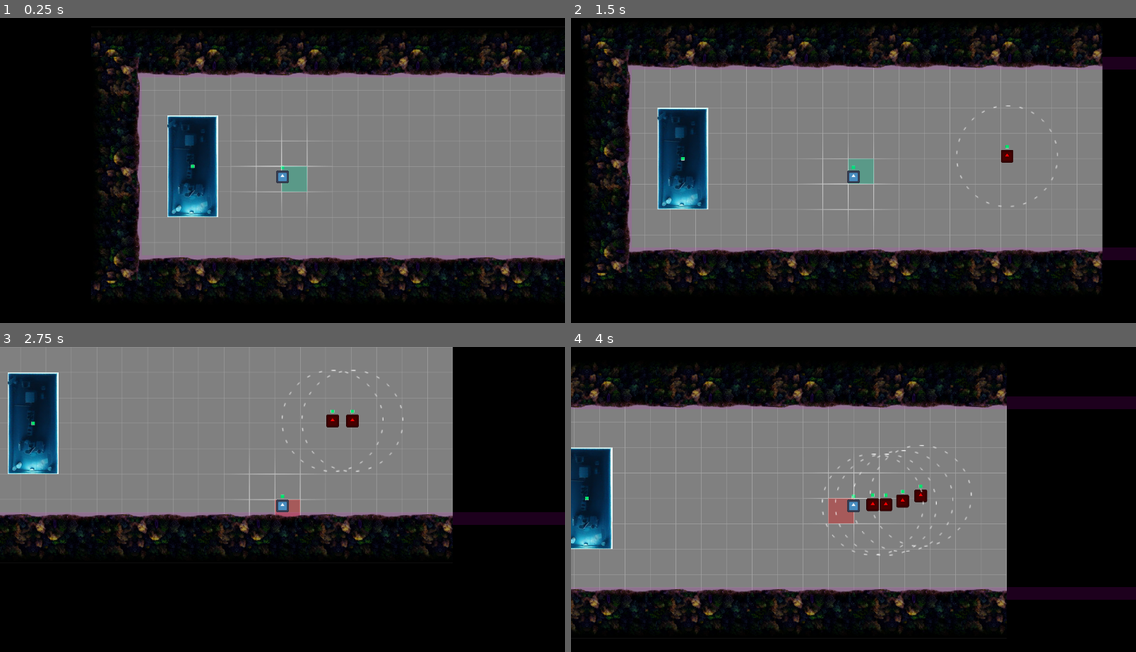
Above: before the commit, frames 1-4 (two rows, left to right).
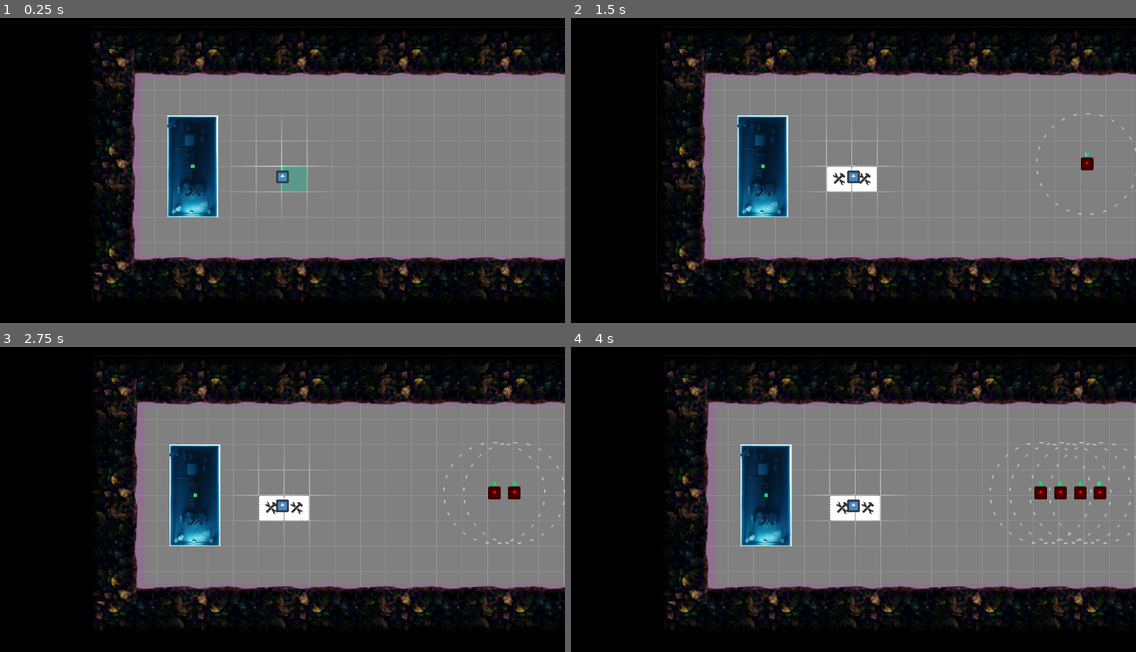
Above: after the commit, the same moments.

Repository: Slushie-Defense/Slushie
Game: Godot game, scene res://Levels/Level1.tscn
Two runs of this game, one before a commit and one after it. Both use one fixed random seed, a clock stepped at 60 frames per second and the inputs below. The engine's default icon, where the game draws it, is replaced by a stand-in: a white triangle on a blue panel in a dark square.
Inputs:
- Up to frame 1 (0.25 s): no input
- Up to frame 2 (1.5 s): tap Enter (ui_accept) at 0.5, 0.6, 0.77, 1.07, 1.35 s; hold Right (ui_right) 0.53-1.28 s; hold Down (ui_down) from 1.28 s (still down)
- Up to frame 3 (2.75 s): tap Enter (ui_accept) at 1.52, 1.82, 2.1 s; release Down (ui_down) at 2.03 s; hold Right (ui_right) from 2.03 s (still down)
- Up to frame 4 (4 s): release Right (ui_right) at 2.78 s; hold Up (ui_up) 2.78-3.53 s; tap Enter (ui_accept) at 2.85, 3.02, 3.32, 3.6, 3.77 s; hold Left (ui_left) from 3.53 s (still down)

The runs differ from the first frame. In frame 1, 2.2% of the frame differs, in the area x 16-25%, y 10-87%; in frame 2, 29%; in frame 3, 57%, in the area x 0-100%, y 0-94%; in frame 4, 43%.

Commit message:
Structure Adding

Diff:
--- a/Entities/Grid/GridUI.gd
+++ b/Entities/BuildingManager/BuildingManager.gd
@@ -1,7 +1,8 @@
 extends Sprite2D
 
-# Signals
-signal signal_build_state(current_state)
+# Scenes
+var structure_scene = load("res://Entities/Structures/Structure.tscn")
+var structure_position : Vector2 = Vector2.ZERO
 
 # Cells
 var initial_cell_size : float = 128.0
@@ -17,6 +18,11 @@
 # UI Colors
 var color_build_open : Color = Color("#00D39B")
 var color_build_blocked : Color = Color("#FF0000")
+
+# UI Sound
+@onready var audio_player : AudioStreamPlayer2D = $AudioStreamPlayer2D
+var audio_ui_denied = load("res://Audio/UserInterface/AudioErrorSignal.wav")
+var audio_ui_accept = load("res://Audio/UserInterface/AudioDropSignal.wav")
 
 # Build state
 enum build_state { OPEN, BLOCKED }
@@ -44,7 +50,7 @@
 	self_modulate.a = grid_transparency
 
 	# Highlight square state color
-	update_build_state()
+	_update_build_state()
 
 	# Collision detector
 	var collsion_shape_size = int(cell_size) - collision_shape_padding * 2
@@ -60,25 +66,36 @@
 	var offset_grid_to_center_player = Vector2(set_position.x + game_grid_cell_size_halved, set_position.y + game_grid_cell_size_halved)
 	global_position = GameGrid.snap_coordinate_to_grid_top_left_corner(offset_grid_to_center_player)
 	# Set HIGHLIGHT SQUARE position
-	highlight_square_sprite.global_position = GameGrid.snap_coordinate_to_grid_top_left_corner(set_position)
+	structure_position = GameGrid.snap_coordinate_to_grid_top_left_corner(set_position)
+	highlight_square_sprite.global_position = structure_position
 
-func update_build_state():
+func _update_build_state():
 	# Highlight square state color
 	highlight_square_sprite.self_modulate = color_build_open if build_current_state == build_state.OPEN else color_build_blocked
 	# Set transparency
 	highlight_square_sprite.self_modulate.a = highlight_transparency
-	# Build state
-	emit_signal("signal_build_state")
 
+func add_structure():
+	if build_current_state == build_state.OPEN:
+		audio_player.stream = audio_ui_accept
+		# Build structure
+		var structure_node = structure_scene.instantiate()
+		var structure_offset = Vector2(game_grid_cell_size_halved, game_grid_cell_size_halved)
+		structure_node.global_position = structure_position + structure_offset
+		get_tree().get_root().add_child(structure_node)
+	else:
+		audio_player.stream = audio_ui_denied
+	# UI Play sound
+	audio_player.play()
 
 func _on_area_2d_body_entered(body):
 	if not body == Main.player_node:
 		nodes_in_build_area_list.push_back(body)
 		build_current_state = build_state.BLOCKED
-		update_build_state()
+		_update_build_state()
 
 func _on_area_2d_body_exited(body):
 	nodes_in_build_area_list.erase(body)
 	if nodes_in_build_area_list.size() == 0:
 		build_current_state = build_state.OPEN
-	update_build_state()
+	_update_build_state()
--- /dev/null
+++ b/Entities/BuildingManager/BuildingManager.tscn
@@ -0,0 +1,28 @@
+[gd_scene load_steps=6 format=3 uid="uid://cjvvi1wm1eukc"]
+
+[ext_resource type="Texture2D" uid="uid://cn1prcajk40h5" path="res://Sprites/Squares/512x512GridFeathered.png" id="1_1ic24"]
+[ext_resource type="Script" path="res://Entities/BuildingManager/BuildingManager.gd" id="2_iwa8w"]
+[ext_resource type="Texture2D" uid="uid://nytttjt5wdst" path="res://Sprites/Squares/128x128-White.png" id="3_ogc13"]
+[ext_resource type="AudioStream" uid="uid://b0v1gammmkxdu" path="res://Audio/UserInterface/AudioErrorSignal.wav" id="4_v57ai"]
+
+[sub_resource type="RectangleShape2D" id="RectangleShape2D_y2m26"]
+size = Vector2(128, 128)
+
+[node name="BuildingManager" type="Sprite2D"]
+texture = ExtResource("1_1ic24")
+script = ExtResource("2_iwa8w")
+
+[node name="HighlightSquare" type="Sprite2D" parent="."]
+texture = ExtResource("3_ogc13")
+centered = false
+
+[node name="Area2D" type="Area2D" parent="HighlightSquare"]
+
+[node name="CollisionShape2D" type="CollisionShape2D" parent="HighlightSquare/Area2D"]
+shape = SubResource("RectangleShape2D_y2m26")
+
+[node name="AudioStreamPlayer2D" type="AudioStreamPlayer2D" parent="."]
+stream = ExtResource("4_v57ai")
+
+[connection signal="body_entered" from="HighlightSquare/Area2D" to="." method="_on_area_2d_body_entered"]
+[connection signal="body_exited" from="HighlightSquare/Area2D" to="." method="_on_area_2d_body_exited"]
--- a/Entities/Grid/GridUI.tscn
+++ /dev/null
@@ -1,24 +0,0 @@
-[gd_scene load_steps=5 format=3 uid="uid://cjvvi1wm1eukc"]
-
-[ext_resource type="Texture2D" uid="uid://cn1prcajk40h5" path="res://Sprites/Squares/512x512GridFeathered.png" id="1_dspwi"]
-[ext_resource type="Script" path="res://Entities/Grid/GridUI.gd" id="2_qoi4s"]
-[ext_resource type="Texture2D" uid="uid://nytttjt5wdst" path="res://Sprites/Squares/128x128-White.png" id="3_sivi8"]
-
-[sub_resource type="RectangleShape2D" id="RectangleShape2D_y2m26"]
-size = Vector2(128, 128)
-
-[node name="GridUI" type="Sprite2D"]
-texture = ExtResource("1_dspwi")
-script = ExtResource("2_qoi4s")
-
-[node name="HighlightSquare" type="Sprite2D" parent="."]
-texture = ExtResource("3_sivi8")
-centered = false
-
-[node name="Area2D" type="Area2D" parent="HighlightSquare"]
-
-[node name="CollisionShape2D" type="CollisionShape2D" parent="HighlightSquare/Area2D"]
-shape = SubResource("RectangleShape2D_y2m26")
-
-[connection signal="body_entered" from="HighlightSquare/Area2D" to="." method="_on_area_2d_body_entered"]
-[connection signal="body_exited" from="HighlightSquare/Area2D" to="." method="_on_area_2d_body_exited"]
--- a/Entities/Player/Player.gd
+++ b/Entities/Player/Player.gd
@@ -1,6 +1,9 @@
 extends CharacterBody2D
 
 signal signal_share_player_position(player_position)
+
+# Building Manager
+@onready var building_manager : Sprite2D = $BuildingManager
 
 # Grid visible
 @export var show_build_grid : bool = true
@@ -19,7 +22,7 @@
 	# This signal tells a global script/object called Main that the player node exists
 	Main.emit_signal("signal_add_player", self)
 	# Show build grid
-	grid_ui.visible = show_build_grid
+	building_manager.visible = show_build_grid
 
 # Called every frame
 func _physics_process(delta):
@@ -35,6 +38,12 @@
 	move_and_slide()
 	# This signal tells any object listening where the player is currently located
 	emit_signal("signal_share_player_position", global_position)
+	# Add building
+	building_structure()
+
+func building_structure():
+	if Input.is_action_just_released("ui_accept"):
+		building_manager.add_structure()
 
 func get_input_axis():
 	var axis = Vector2.ZERO
--- a/Entities/Player/Player.tscn
+++ b/Entities/Player/Player.tscn
@@ -3,7 +3,7 @@
 [ext_resource type="Script" path="res://Entities/Player/Player.gd" id="1_p727u"]
 [ext_resource type="Texture2D" uid="uid://b0h3v5r3o5arf" path="res://icon.svg" id="2_yiw4i"]
 [ext_resource type="PackedScene" uid="uid://bvke1fhsiyvft" path="res://Entities/Health/HealthBar.tscn" id="3_4agde"]
-[ext_resource type="PackedScene" uid="uid://cjvvi1wm1eukc" path="res://Entities/Grid/GridUI.tscn" id="4_kpi86"]
+[ext_resource type="PackedScene" uid="uid://cjvvi1wm1eukc" path="res://Entities/BuildingManager/BuildingManager.tscn" id="4_rd020"]
 
 [sub_resource type="CapsuleShape2D" id="CapsuleShape2D_nfwq5"]
 radius = 32.0
@@ -25,4 +25,4 @@
 offset_top = -56.0
 offset_bottom = -24.0
 
-[node name="GridUI" parent="." instance=ExtResource("4_kpi86")]
+[node name="BuildingManager" parent="." instance=ExtResource("4_rd020")]
--- a/Entities/Structures/Structure.gd
+++ b/Entities/Structures/Structure.gd
@@ -3,4 +3,4 @@
 @onready var collision_shape_2d : CollisionShape2D = $StaticBody2D/CollisionShape2D
 
 func _ready():
-	collision_shape_2d.shape.size = GameGrid.cell_size
+	collision_shape_2d.shape.size = Vector2(GameGrid.cell_size, GameGrid.cell_size)
--- a/Levels/Level1.tscn
+++ b/Levels/Level1.tscn
@@ -13,6 +13,7 @@
 [node name="GroundTexture" parent="." instance=ExtResource("1_xivym")]
 offset_right = 2432.0
 offset_bottom = 1024.0
+metadata/_edit_use_anchors_ = true
 
 [node name="Camera" parent="." instance=ExtResource("1_0xhkv")]
 zoom = Vector2(0.6, 0.6)
@@ -38,6 +39,7 @@
 offset_top = -192.0
 offset_right = 2432.0
 offset_bottom = 64.0
+metadata/_edit_use_anchors_ = true
 
 [node name="TreesTexture" parent="TreesTexture" instance=ExtResource("7_jvtud")]
 layout_mode = 0
@@ -45,13 +47,20 @@
 offset_right = 2624.0
 offset_bottom = 1408.0
 flip_v = true
+metadata/_edit_use_anchors_ = true
 
 [node name="TreesTexture2" parent="TreesTexture" instance=ExtResource("7_jvtud")]
-layout_mode = 0
+layout_mode = 1
+anchors_preset = -1
+anchor_left = -0.00914634
+anchor_top = -0.15625
+anchor_right = -0.00914634
+anchor_bottom = -0.15625
 offset_top = 1280.0
 offset_right = 1128.0
 offset_bottom = 1536.0
 rotation = -1.5708
+metadata/_edit_use_anchors_ = true
 
 [node name="WaveManager" type="Node" parent="."]
 script = ExtResource("8_wktlm")
Not shown, added: Audio/UserInterface/AudioDropSignal.wav.import
Not shown, added: Audio/UserInterface/AudioErrorSignal.wav.import
Not shown, added: Audio/.DS_Store
Not shown, added: Audio/UserInterface/AudioDropSignal.wav
Not shown, added: Audio/UserInterface/AudioErrorSignal.wav
